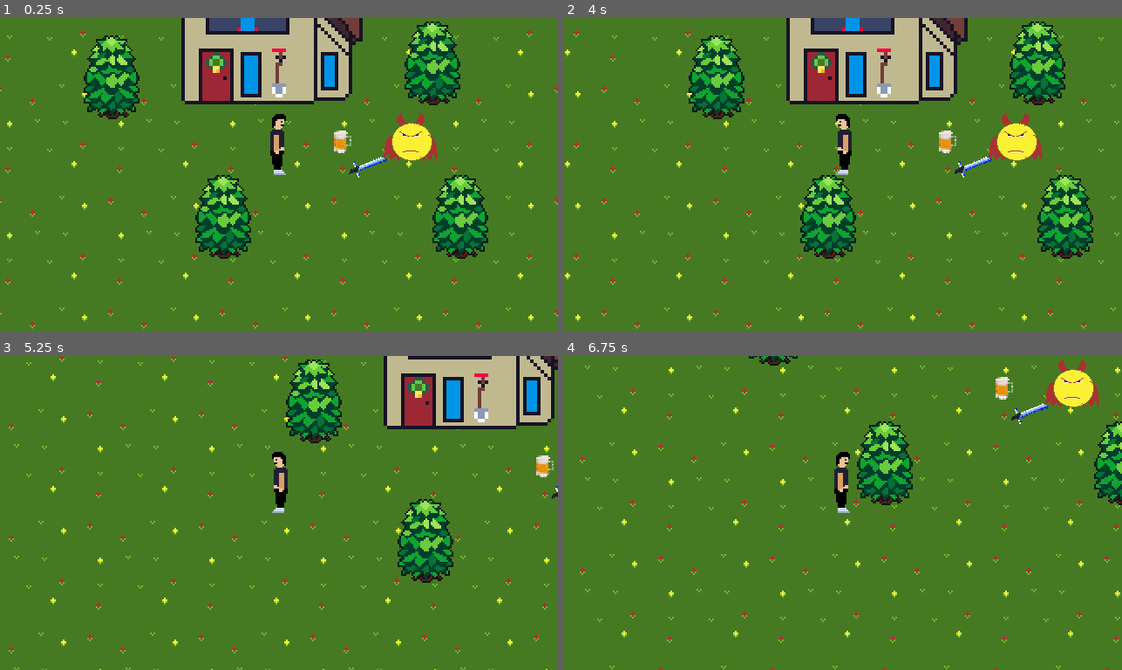
Above: before the commit, frames 1-4 (two rows, left to right).
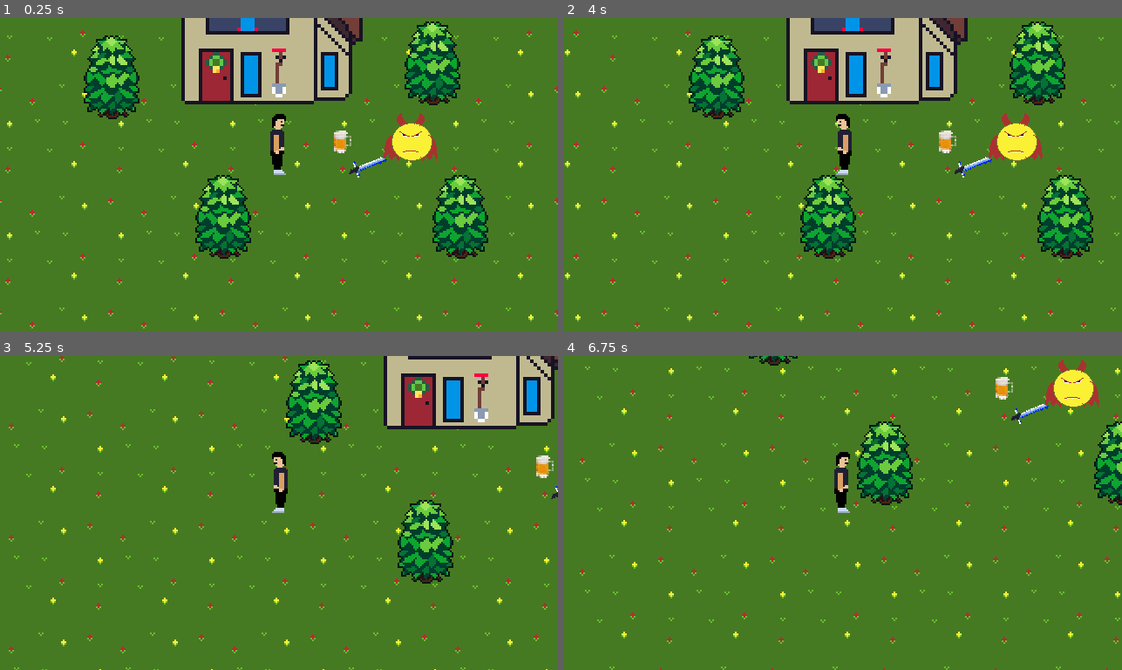
Above: after the commit, the same moments.

Repository: VictorINT/in-land
Game: Godot game, scene res://world.tscn
Same seed, same stepped clock (60 frames per second), same inputs: the game is played once before the commit and once after it.
Inputs:
- Up to frame 1 (0.25 s): no input
- Up to frame 2 (4 s): tap Enter at 0.5, 3.5 s; hold Right (ui_right) 0.53-1.28 s; tap Q (drop) at 0.6, 2.85 s; hold Down (ui_down) 1.28-2.03 s; tap I (interact) at 1.35, 3.6 s; hold Right (ui_right) 2.03-2.78 s; tap E (pick) at 2.1 s; tap Space at 2.75 s; hold Up (ui_up) 2.78-3.53 s; hold Left (ui_left) from 3.53 s (still down)
- Up to frame 3 (5.25 s): tap E (pick) at 4.35 s; release Left (ui_left) at 5.03 s; hold Down (ui_down) from 5.03 s (still down); tap Q (drop) at 5.1 s
- Up to frame 4 (6.75 s): release Down (ui_down) at 5.78 s; hold Right (ui_right) 5.78-6.53 s; tap I (interact) at 5.85 s; hold Up (ui_up) from 6.53 s (still down); tap E (pick) at 6.6 s

The runs differ from the first frame. In frame 1, less than 0.1% of the frame differs, in the area x 62-70%, y 44-51%; in frame 2, less than 0.1%; in frame 3, 1.0%; in frame 4, 1.1%, in the area x 2-100%, y 3-100%.

Commit message:
fonts error solved

Diff:
--- a/world.tscn
+++ b/world.tscn
@@ -26,7 +26,7 @@
 [node name="player" type="YSort" parent="elemente/YSort"]
 
 [node name="player" parent="elemente/YSort/player" instance=ExtResource( 1 )]
-position = Vector2( 120, 88 )
+position = Vector2( 120, 87.8754 )
 
 [node name="Camera2D" type="Camera2D" parent="elemente/YSort/player/player"]
 current = true
